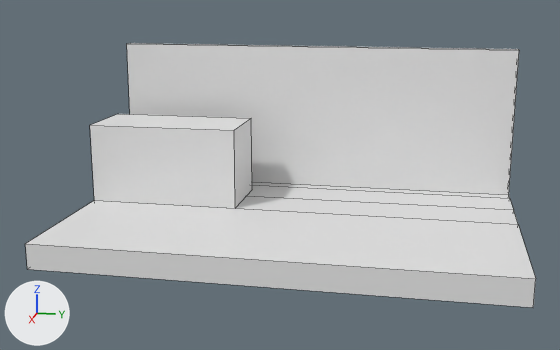
Two versions of the FBX model Assets/SnackTime/fbx/Enviroment/level06.fbx, one commit apart.
The view is the same before and after, from a 50 mm lens placed at (13.91, 38.76, 5.13), pointed at (-1.08, 35.76, 1.38). The axes (+X, +Y, +Z) are drawn at lower left. The lights are the same throughout. Mesh edges are drawn as thin lines. Where no turn or scale is listed for an object, it has been applied to the vertices. Vertices at the same position are counted once.
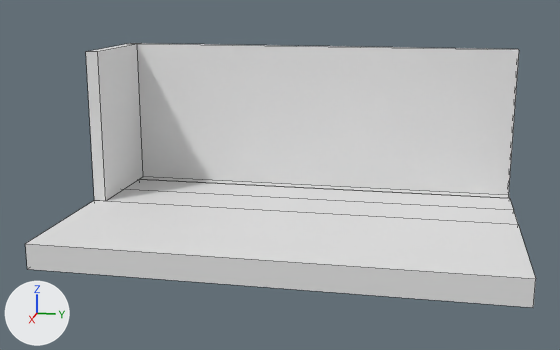
The change, as a diff of the scene's bpy script:
```diff
--- a/Assets/SnackTime/fbx/Enviroment/level06.fbx.py
+++ b/Assets/SnackTime/fbx/Enviroment/level06.fbx.py
@@ me_cube_028 @@
 # used by ob_cube_024; location = (-3.75, 36.0, 0.0)
-me_cube_028.from_pydata(...)  # 16 vertices, 14 faces; spans x -0.25..0.25, y -4.5..4.5, z 0.0..3.75
+me_cube_028.from_pydata(...)  # 28 vertices, 25 faces; spans x -0.25..2.25, y -4.5..4.5, z 0.0..3.75
+# me_cube_028 part 1
+# 8 faces are deleted
+# 4 vertices are added at (2.25, -4.23, 0.5), (2.25, -4.5, 0.5), (2.25, -4.23, 3.75), (2.25, -4.5, 3.75)
+# 8 new vertices lie (0.0, 0.27, 0.0) away from vertices in x -0.25..0.25, y -4.5, z 0.0..3.75
+# 19 new faces join them
@@ ob_cube_027 @@
-ob_cube_027 = bpy.data.objects.new('Cube.027', me_cube_031)
-ob_cube_027.location = (-3.23, 32.43, 1.67)
```

Pixel boxes (x1, y1, x2, y2) of what changed, in the pictures (560 x 350 px):
'Cube.024', reshaped (10% wider)
    before: (127, 43, 519, 198)
    after: (86, 43, 519, 201)
'Cube.027', deleted
    before: (90, 114, 252, 208)
